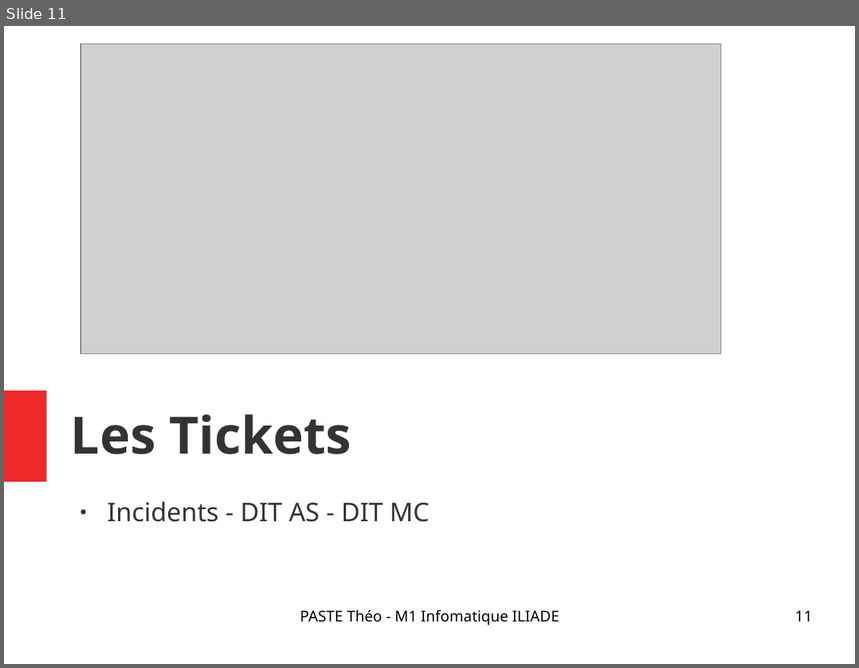
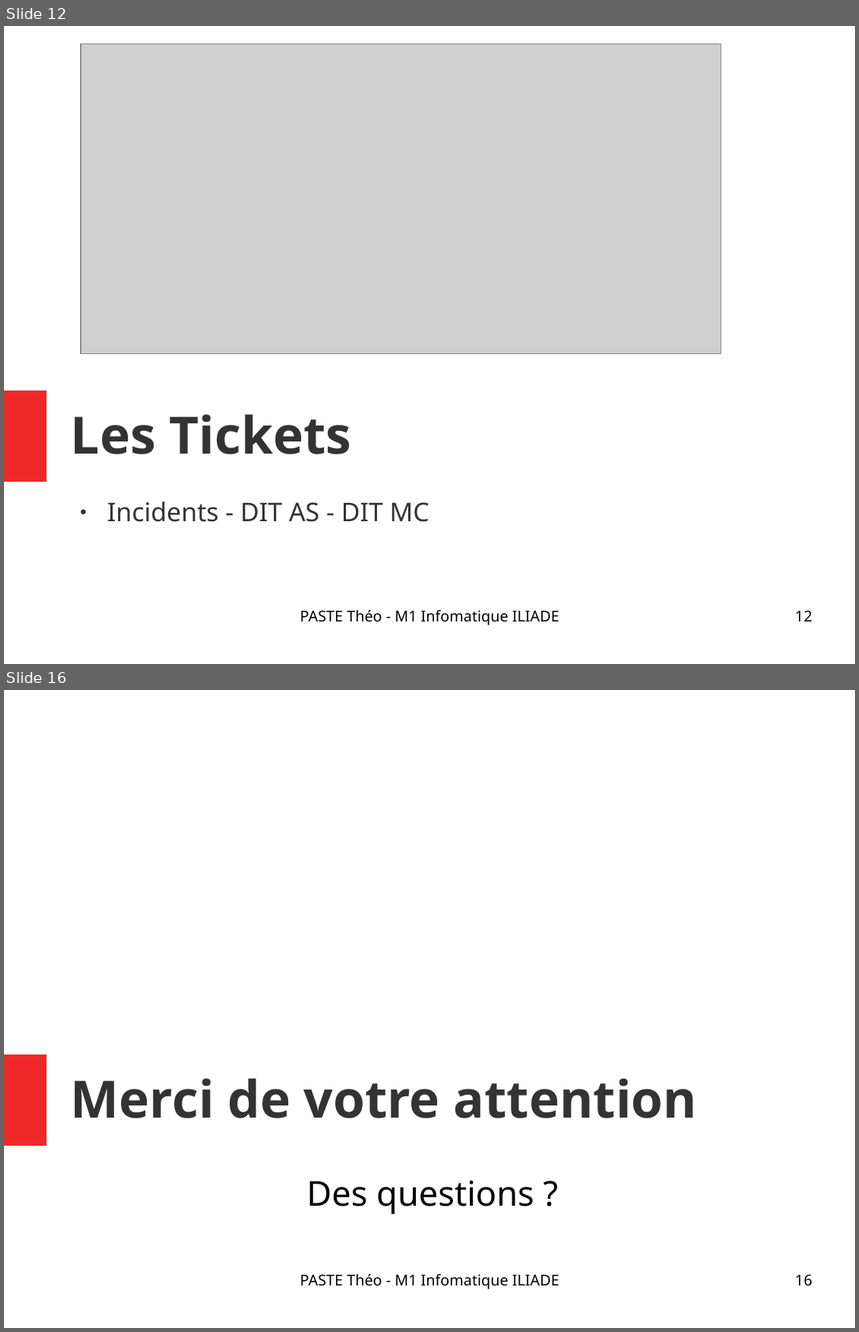
Before and after one commit to Narrateur/Rapport_de_Stage_M1, a slide deck: .gitbook/assets/Presentation_PASTE_Theo.odp. Shown one above the other, each under a label of ours: slide 11 before the commit, slides 12 and 16 after it; the slides between them are not shown. The pictures are 859x668 and 859x1332 pixels, drawn with LibreOffice and Linux fonts; fonts in the diff are those of the drawing; grey boxes stand for pictures. Boxes give left, top, right and bottom in pixels: in the first picture for what was removed or moved away, otherwise in the second. Text is boxed around its words. In the diff, an @@ line names an element or a change of style, - is before the commit and + after.

```diff
--- a/.gitbook/assets/Presentation_PASTE_Theo.odp
+++ b/.gitbook/assets/Presentation_PASTE_Theo.odp
@@ slide 16 added at [4, 690, 855, 1328], background #FFFFFF; not listed: 1 template element that a slide beside it also shows @@
@@ title added at [71, 1078, 698, 1119], 48 pt, text #333333, bold @@
+Merci de votre attention
@@ subtitle added at [306, 1180, 534, 1214], 32 pt, text #000000 @@
+Des questions ?
@@ text added at [300, 1274, 560, 1290], 14 pt, text #000000 @@
+PASTE Théo - M1 Infomatique ILIADE
@@ page number added at [795, 1274, 813, 1287], 14 pt, text #000000 @@
+16
@@ what was slide 11 is now slide 12 @@
@@ page number at [795, 610, 813, 622]: text changed @@
-11
+12
```
Also in this commit, not shown: 1 slide changed, 3 other slides added, 4 other files.
